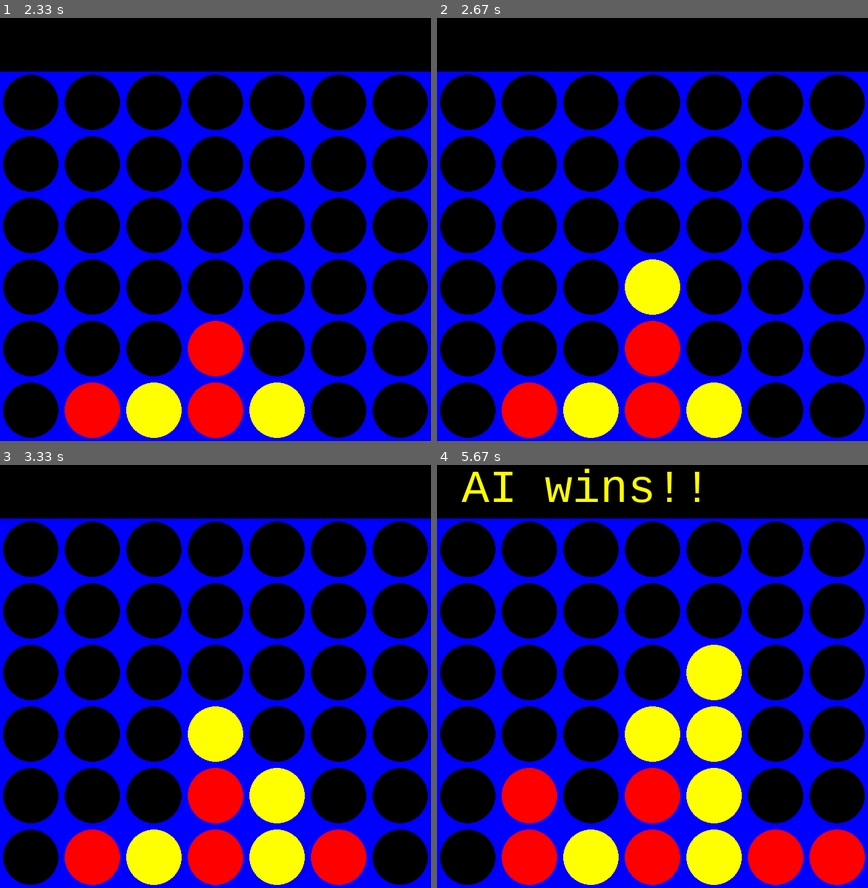
Above: before the commit, frames 1-4 (two rows, left to right).
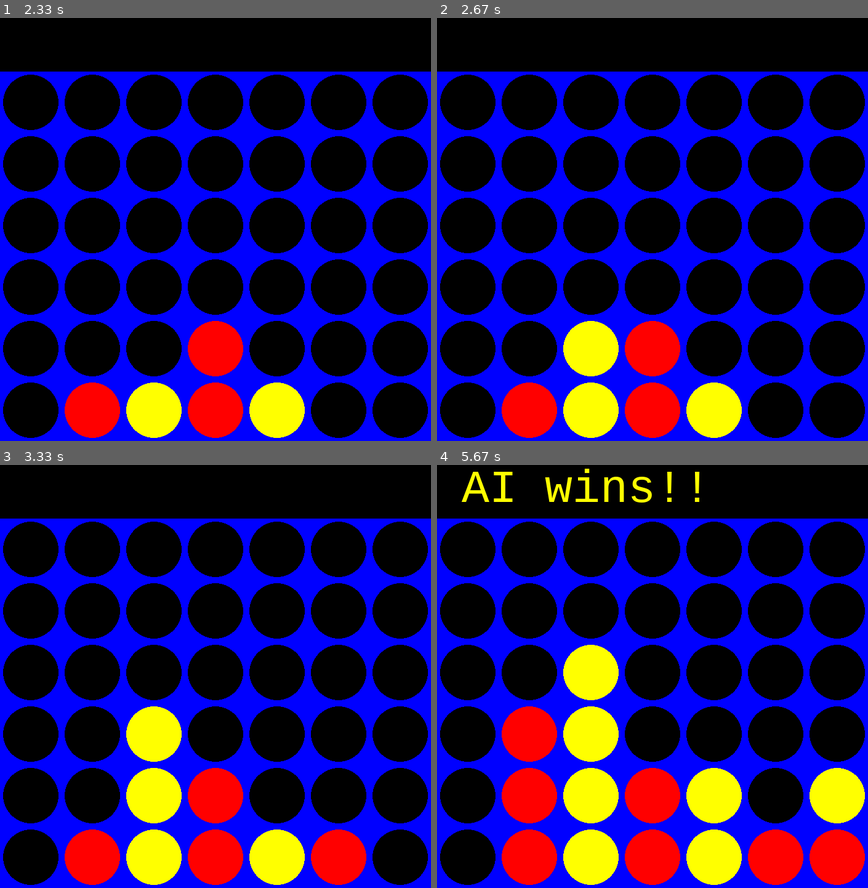
Above: after the commit, the same moments.

Repository: sam-coleman/Connect_4
Game: pygame game, started from main.py
The game is run twice, just before and just after one commit, with the same random seed, the same clock (stepped at 60 frames per second) and the same inputs.
Inputs (mouse positions are in pixels of both pictures, inside the frame that each line leads up to):
- Up to frame 1 (2.33 s): click (215, 225) at 0.38 s; click (103, 64) at 1.22 s; click (215, 280) at 1.88 s
- Up to frame 2 (2.67 s): no input
- Up to frame 3 (3.33 s): click (366, 786) at 2.72 s
- Up to frame 4 (5.67 s): click (527, 587) at 3.62 s; click (807, 769) at 4.28 s; click (518, 697) at 5.05 s

Frame 1 is identical in both runs. In frame 2, 2.6% of the frame differs, in the area x 29-57%, y 57-85%; in frame 3, 5.3%; in frame 4, 11%, in the area x 15-100%, y 42-85%.

Commit message:
Change heurstic and if statement in minimax

Diff:
--- a/ai.py
+++ b/ai.py
@@ -23,10 +23,10 @@
     #check if someone has won
     if calc_adjacent(board, PLAYER, 4) > 0:
         #SUPER BAD--Lose
-        return -math.inf, -1
+        return -1,000,000,000 * (depth+1), -1 #-math.inf, -1
     if calc_adjacent(board, AI, 4) > 0:
         #SUPER GOOD--Win
-        return math.inf, -1
+        return 1,000,000,000 * (depth+1), -1#math.inf, -1
 
     poss_moves = find_moves(board)
     if depth == 0 or len(poss_moves) == 0: #reached max recursion
@@ -86,13 +86,15 @@
     enemy_threes = calc_adjacent(board, PLAYER, 3)
     enemy_twos = calc_adjacent(board, PLAYER, 2)
 
-    if our_fours >= 1:
-        rating = math.inf
-    elif enemy_fours >= 1:
-        rating = -math.inf
-    else:
+    # if our_fours >= 1:
+    #     print("OUR FOURS IN CALC HUERISTIC")
+    #     rating = math.inf
+    # elif enemy_fours >= 1:
+    #     print("ENEMY FOURS IN CALC HEURISTIC")
+    #     rating = -math.inf
+    # else:
     	# For now, we are not going to prevent double-counting (might change later)
-    	rating = (our_threes*(1000) + our_twos*(20) + enemy_threes*(-1100) + enemy_twos*(-10)) #our_fours*(1000000) +
+    rating = (our_threes*(1000) + our_twos*(20) + enemy_threes*(-1100) + enemy_twos*(-10)) #our_fours*(1000000) +
     return rating
 
 def calc_adjacent(board, player, num):
